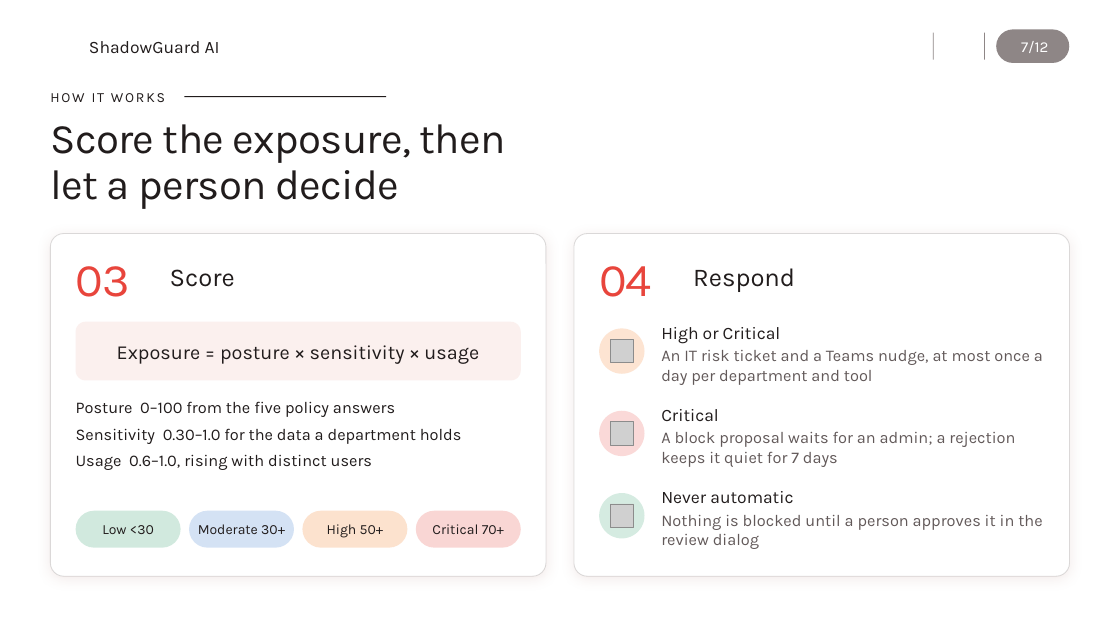
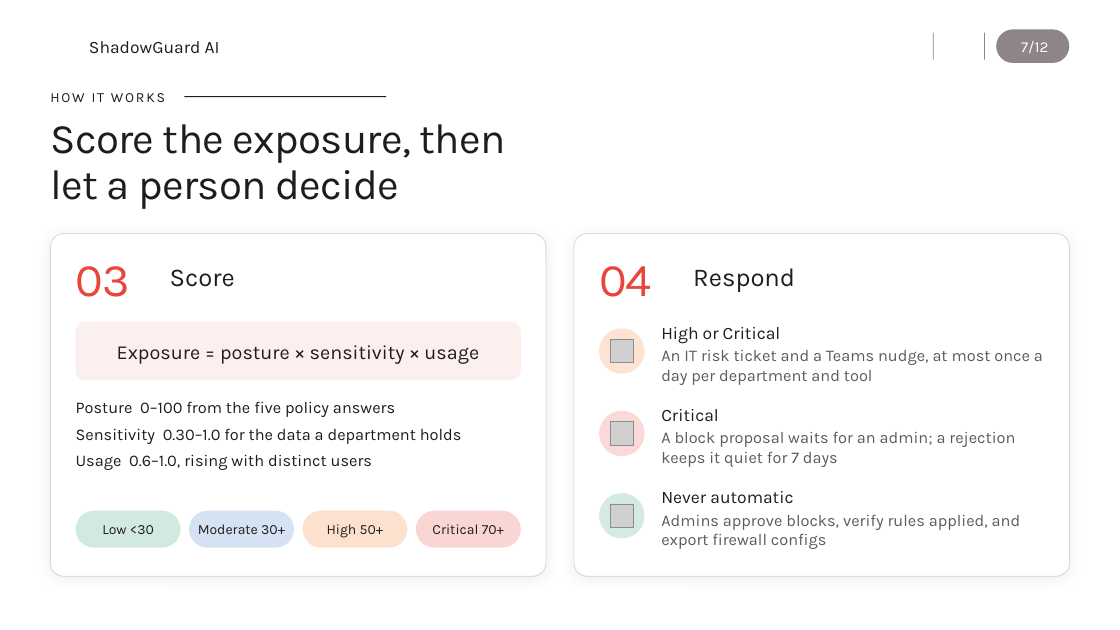
Before and after one commit to B0mb0cl4t5/shadowguard-ai, a slide deck: slide 7 of docs/ShadowGuard_Overview.pptx. Drawn at 1120x630 pixels with LibreOffice and Linux fonts; fonts in the diff are those of the drawing; grey boxes stand for pictures; background and template pictures are left out. Boxes give left, top, right and bottom in pixels: in the first picture for what was removed or moved away, otherwise in the second. Text is boxed around its words. In the diff, an @@ line names an element or a change of style, - is before the commit and + after.

```diff
--- a/docs/ShadowGuard_Overview.pptx
+++ b/docs/ShadowGuard_Overview.pptx
@@ text at (661, 515, 1021, 549): text changed @@
-Nothing is blocked until a person approves it in the review dialog
+Admins approve blocks, verify rules applied, and export firewall configs
```
Also in this commit, not shown: 6 other slides changed, 8 other files.
